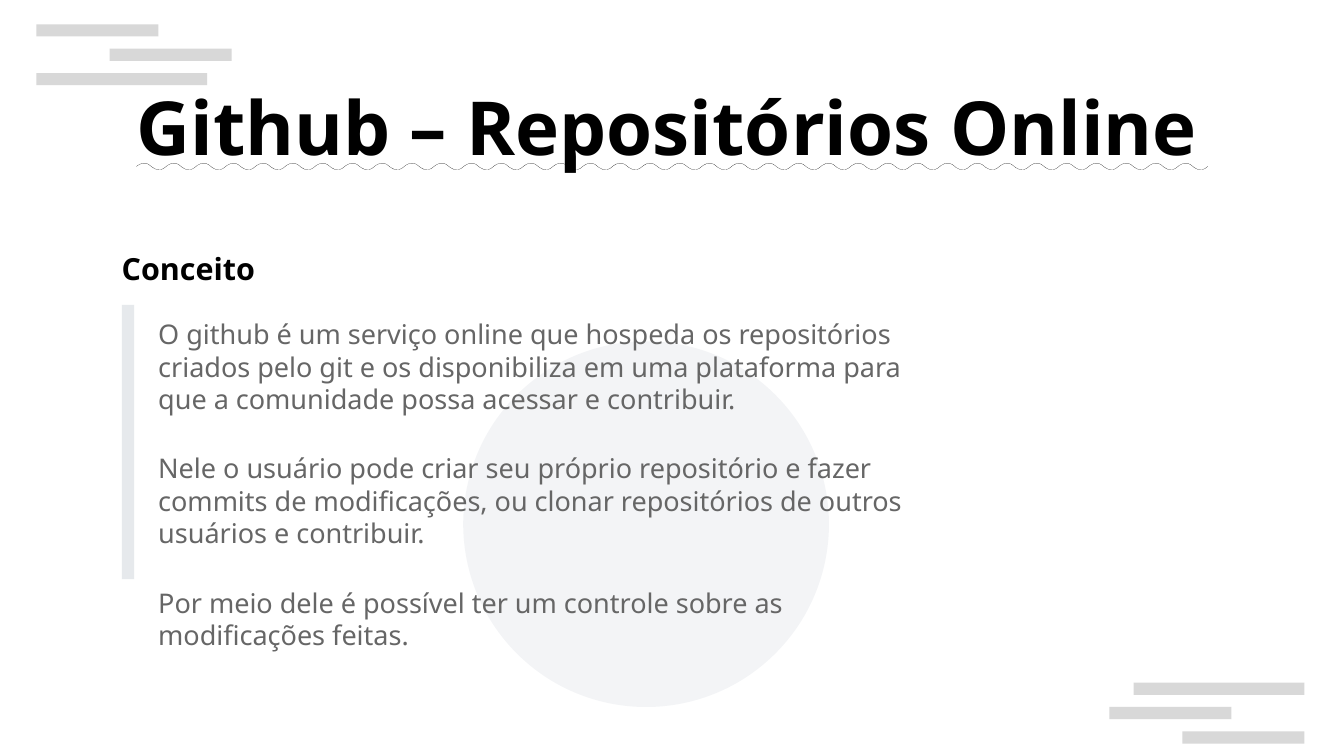
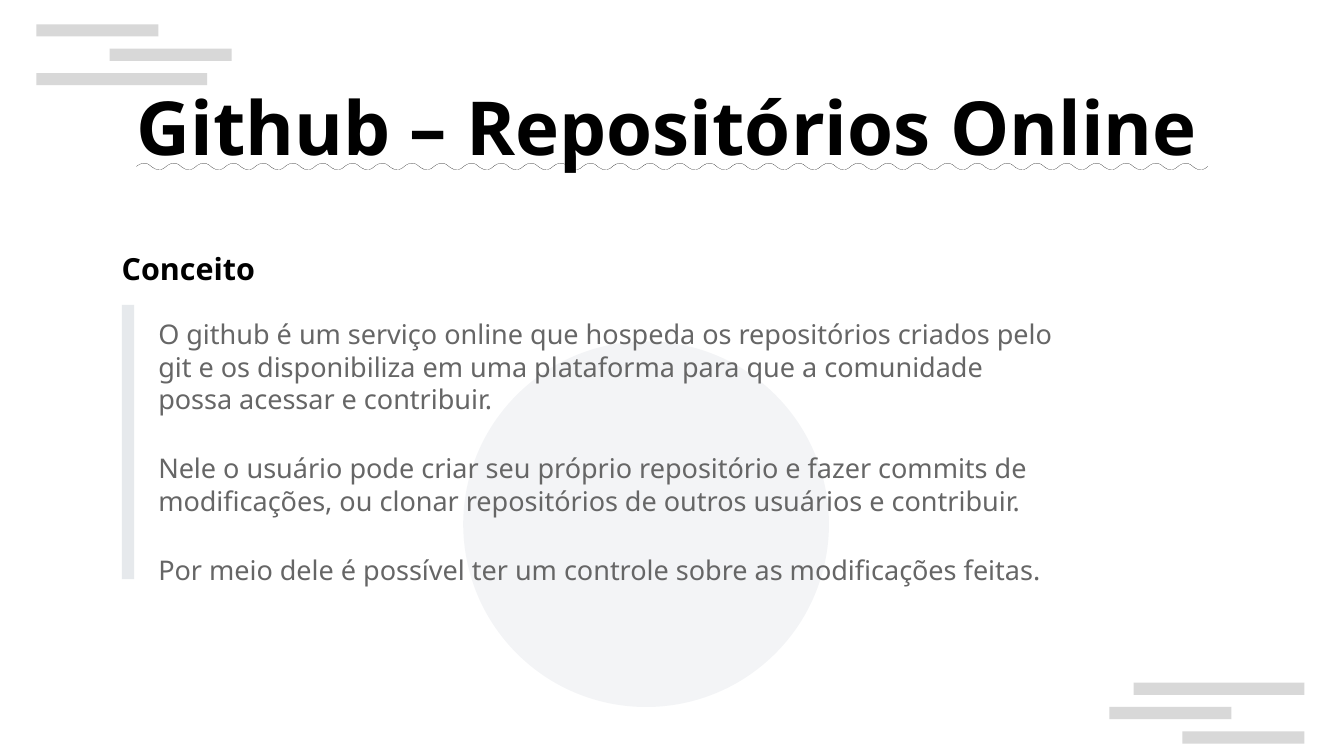
Before and after one commit to LORENZOCIRCELLI/Course-GitHubMasterclass, a slide deck: slide 6 of Documentos/slides/Git e Github.pptx. Drawn at 1344x756 pixels with LibreOffice and Linux fonts; fonts in the diff are those of the drawing; background and template pictures are left out. Boxes give left, top, right and bottom in pixels: in the first picture for what was removed or moved away, otherwise in the second. Text is boxed around its words. In the diff, an @@ line names an element or a change of style, - is before the commit and + after.

```diff
--- a/Documentos/slides/Git e Github.pptx
+++ b/Documentos/slides/Git e Github.pptx
@@ text "O github é um serviço ..." rewrapped from <box>158,323,902,652</box> to <box>158,323,1052,587</box> @@
```
Also in this commit, not shown: 4 other slides changed, 6 other files.
